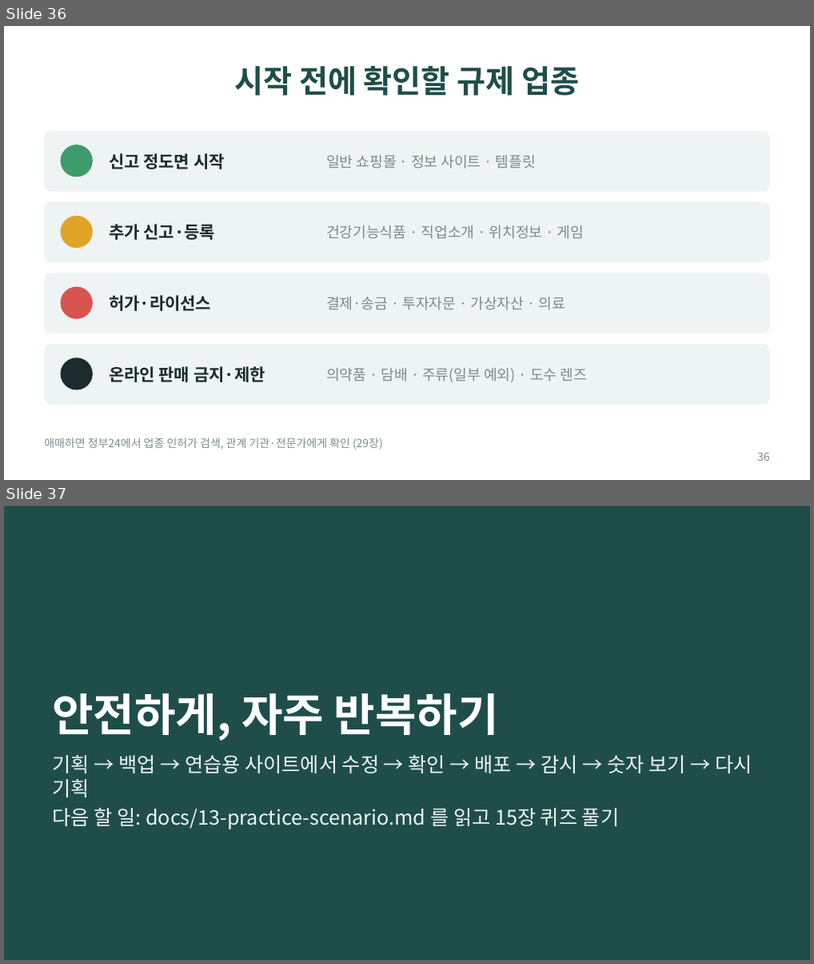
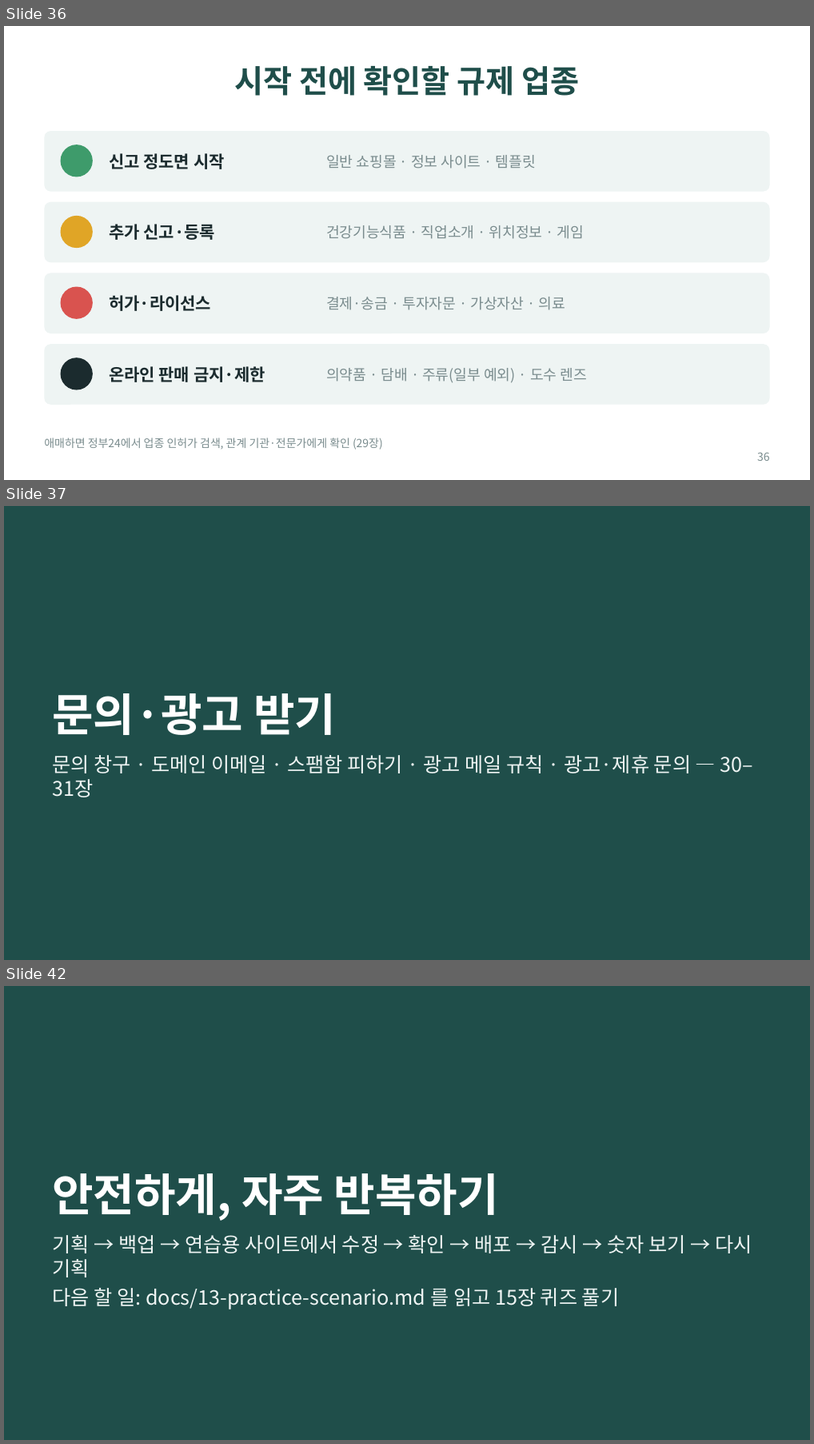
Before and after one commit to bincodin-ko/stanford-study, a slide deck: slides/internet-business-101.pptx. Shown one above the other, each under a label of ours: slides 36 and 37 before the commit, slides 36, 37 and 42 after it; the slides between them are not shown. The pictures are 814x964 and 814x1444 pixels, drawn with LibreOffice and Linux fonts; fonts in the diff are those of the drawing. Boxes give left, top, right and bottom in pixels: in the first picture for what was removed or moved away, otherwise in the second. Text is boxed around its words. In the diff, an @@ line names an element or a change of style, - is before the commit and + after.

```diff
--- a/slides/internet-business-101.pptx
+++ b/slides/internet-business-101.pptx
@@ slide 37 added at (4,506,810,960), background #1F4E4A @@
@@ title added at (52,693,336,735), 40 pt, text #FFFFFF, bold @@
+문의·광고 받기
@@ text added at (52,755,754,797), 18 pt, text #EEF4F3 @@
+문의 창구 · 도메인 이메일 · 스팸함 피하기 · 광고 메일 규칙 · 광고·제휴 문의 — 30–31장
@@ what was slide 37 is now slide 42 @@
```
Also in this commit, not shown: 4 other slides added, 6 other files.
